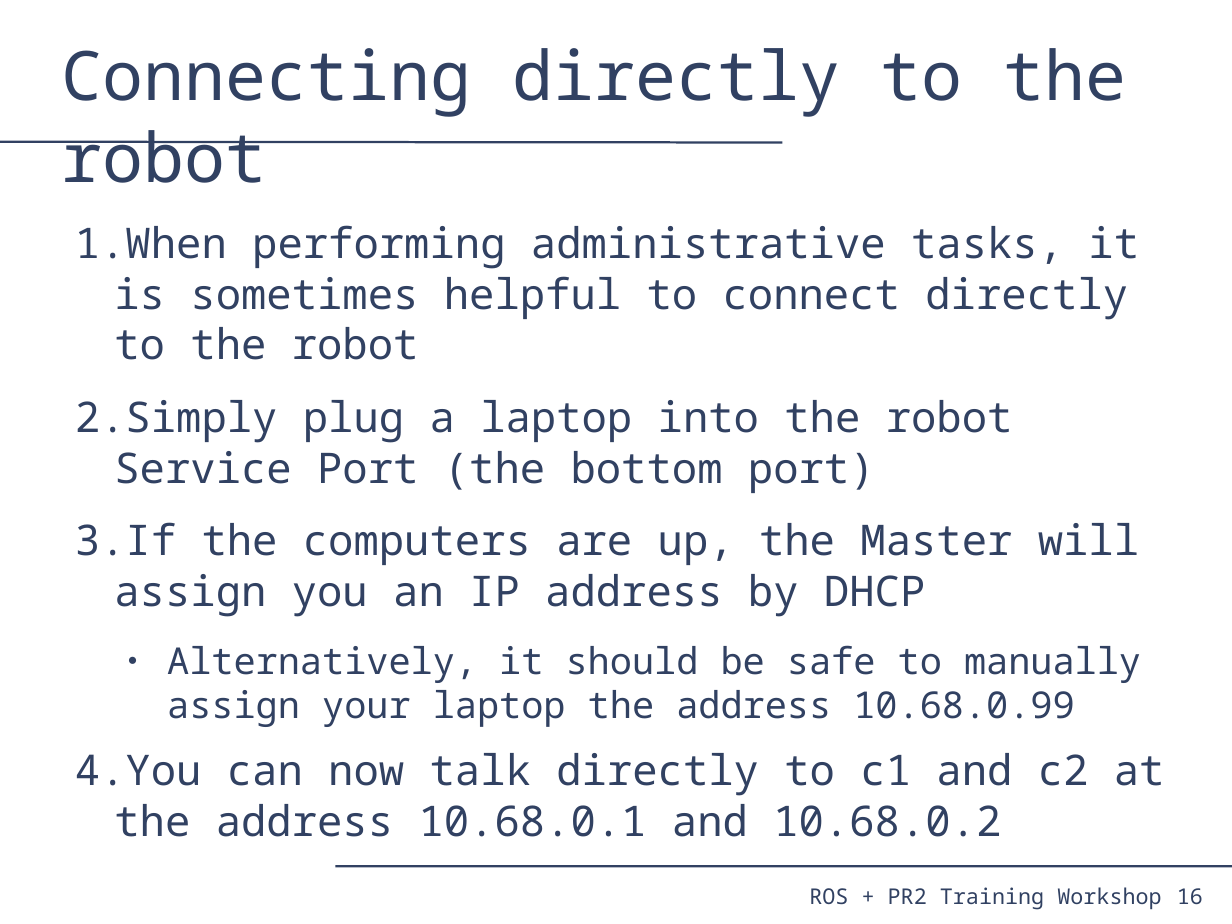
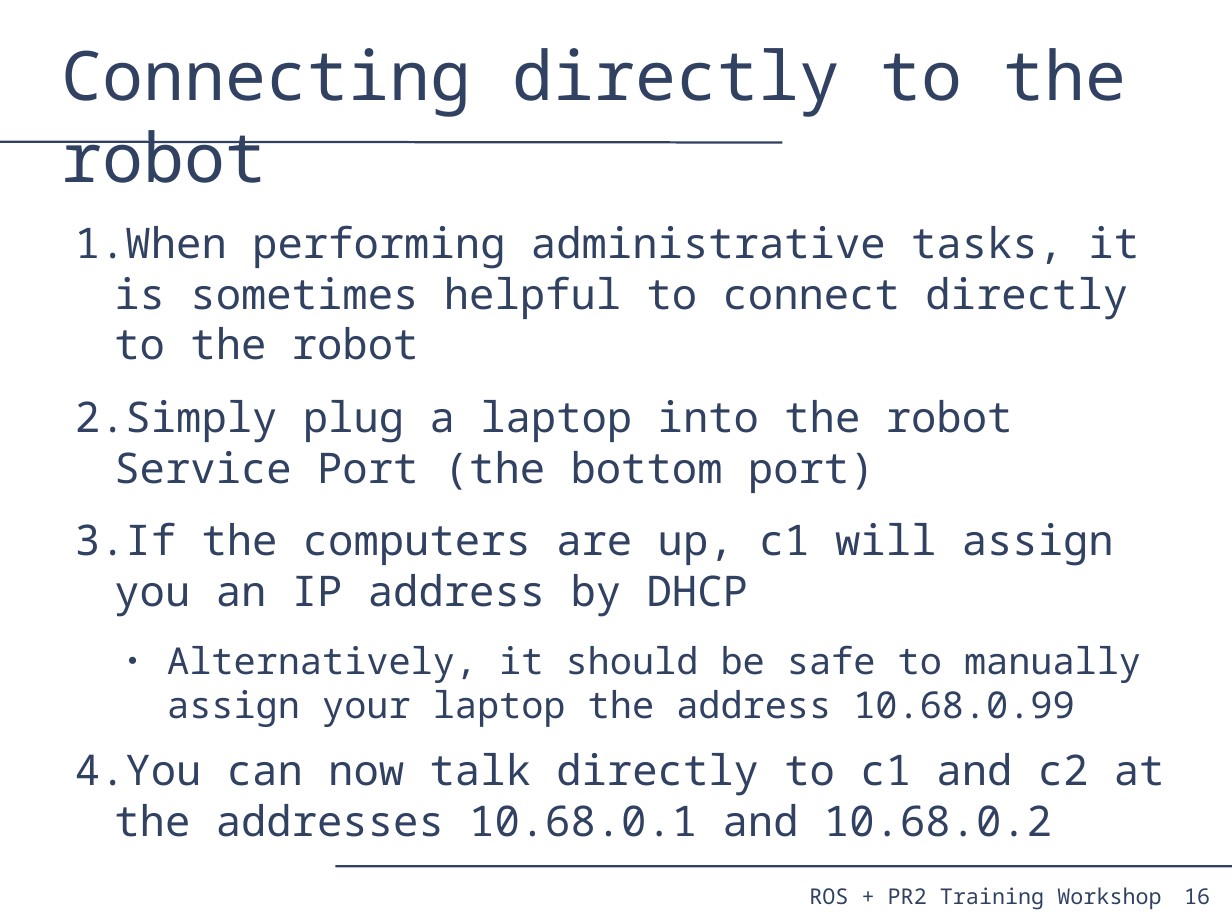
Before and after one commit to PR2/pr2_docs, a slide deck: slide 16 of pr2_training_workshop/pr2_sysadmin/pr2_syasdmin.odp. Drawn at 1232x924 pixels with LibreOffice and Linux fonts; fonts in the diff are those of the drawing. Boxes give left, top, right and bottom in pixels: in the first picture for what was removed or moved away, otherwise in the second. Text is boxed around its words. In the diff, an @@ line names an element or a change of style, - is before the commit and + after.

```diff
--- a/pr2_training_workshop/pr2_sysadmin/pr2_syasdmin.odp
+++ b/pr2_training_workshop/pr2_sysadmin/pr2_syasdmin.odp
@@ text at <box>75,522,1114,617</box>: text changed @@
-3. If the computers are up, the Master will assign you an IP address by DHCP
+3. If the computers are up, c1 will assign you an IP address by DHCP
@@ text at <box>75,753,1165,837</box>: text changed @@
-4. You can now talk directly to c1 and c2 at the address 10.68.0.1 and 10.68.0.2
+4. You can now talk directly to c1 and c2 at the addresses 10.68.0.1 and 10.68.0.2
@@ page number: place and size @@
-page number at <box>1177,888,1203,905</box>
+page number at <box>1184,888,1210,904</box>
```
Also in this commit, not shown: 17 other slides changed, 1 slide added.
